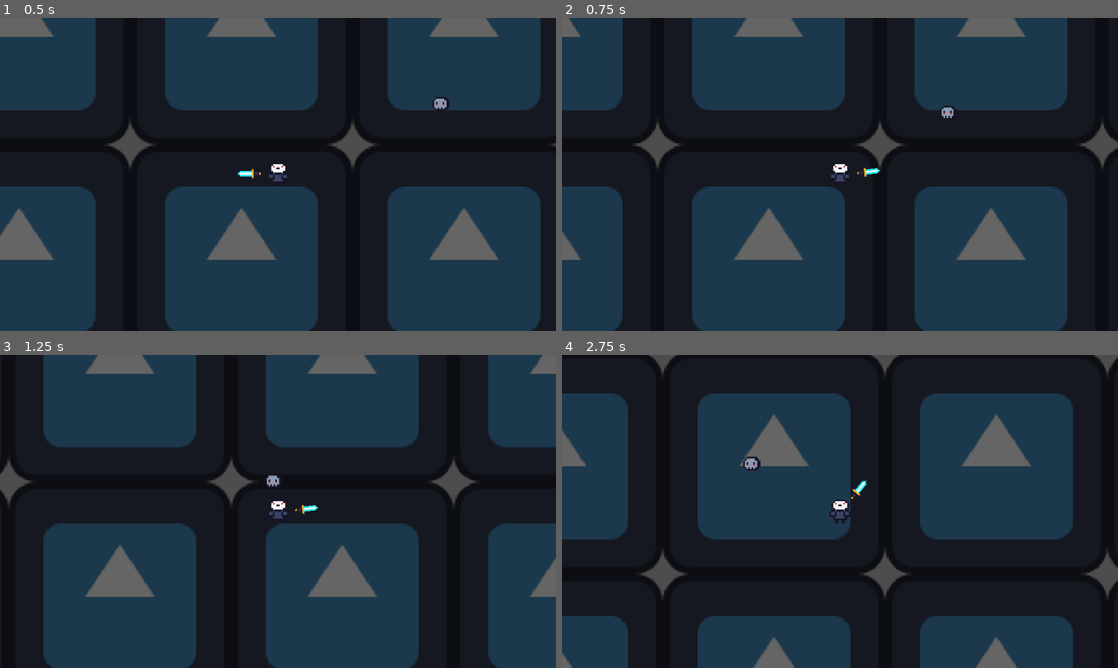
Above: before the commit, frames 1-4 (two rows, left to right).
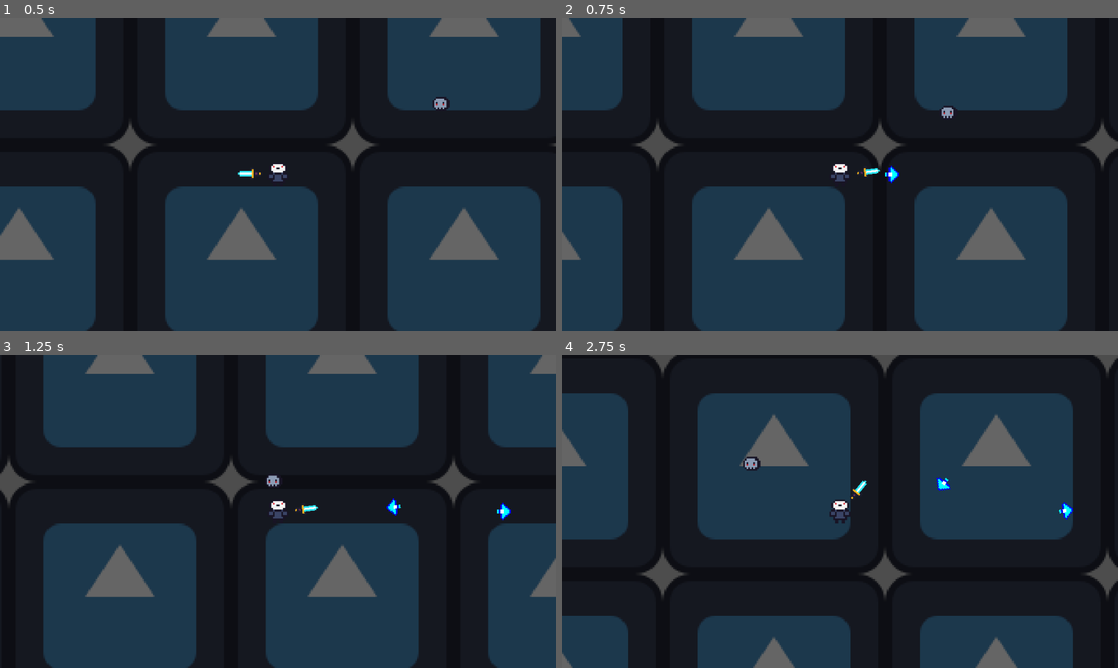
Above: after the commit, the same moments.

Repository: hanssantos02/the-under-forge
Game: Godot game, scene res://scenes/main.tscn
Two runs of this game, one before a commit and one after it. Both use one fixed random seed, a clock stepped at 60 frames per second and the inputs below. The engine's default icon, where the game draws it, is replaced by a stand-in: a white triangle on a blue panel in a dark square.
Inputs (mouse positions are in pixels of both pictures, inside the frame that each line leads up to):
- Up to frame 1 (0.5 s): no input
- Up to frame 2 (0.75 s): move the mouse to (962, 158) at 0.52 s; hold D (move_right) from 0.53 s (still down)
- Up to frame 3 (1.25 s): keep holding D (move_right)
- Up to frame 4 (2.75 s): move the mouse to (728, 527) at 1.27 s; release D (move_right) at 1.28 s; hold S (move_down) 1.28-2.03 s; move the mouse to (895, 442) at 2.02 s; hold D (move_right) from 2.03 s (still down)

Frame 1 is identical in both runs. In frame 2, less than 0.1% of the frame differs, in the area x 58-61%, y 47-53%; in frame 3, 0.2%, in the area x 69-92%, y 45-53%; in frame 4, 0.2%.

Commit message:
Implement Auto firing projectile

Diff:
--- a/scenes/player.tscn
+++ b/scenes/player.tscn
@@ -5,6 +5,7 @@
 [ext_resource type="PackedScene" uid="uid://bi18c06iqljql" path="res://scenes/health_component.tscn" id="3_qhqgy"]
 [ext_resource type="Script" uid="uid://dk0pm2wxsp0cl" path="res://scripts/weapon.gd" id="4_qlg0r"]
 [ext_resource type="Texture2D" uid="uid://bis8auo2hkqwq" path="res://sprites/weapon.png" id="5_qlg0r"]
+[ext_resource type="PackedScene" uid="uid://co5ocd4hvs1d4" path="res://scenes/projectile.tscn" id="5_tuyoq"]
 
 [sub_resource type="RectangleShape2D" id="RectangleShape2D_6baej"]
 size = Vector2(12, 8)
@@ -27,9 +28,18 @@
 
 [node name="WeaponPivot" type="Node2D" parent="." unique_id=1102760210]
 script = ExtResource("4_qlg0r")
+projectile_scene = ExtResource("5_tuyoq")
 
 [node name="WeaponSprite" type="Sprite2D" parent="WeaponPivot" unique_id=142814430]
 position = Vector2(15, 0)
 texture = ExtResource("5_qlg0r")
 
+[node name="MuzzlePoint" type="Marker2D" parent="WeaponPivot/WeaponSprite" unique_id=251759707]
+position = Vector2(7, 0)
+
+[node name="Timer" type="Timer" parent="WeaponPivot" unique_id=444348784]
+wait_time = 0.5
+autostart = true
+
 [connection signal="died" from="HealthComponent" to="." method="_on_health_component_died"]
+[connection signal="timeout" from="WeaponPivot/Timer" to="WeaponPivot" method="_on_timer_timeout"]
--- a/scripts/weapon.gd
+++ b/scripts/weapon.gd
@@ -1,5 +1,14 @@
 extends Node2D
 
+@export var projectile_scene: PackedScene
+@onready var muzzle_point: Marker2D = $WeaponSprite/MuzzlePoint
 
 func _process(delta: float) -> void:
 	look_at(get_global_mouse_position())
+
+
+func _on_timer_timeout() -> void:
+	var projectile = projectile_scene.instantiate()
+	projectile.global_position = muzzle_point.global_position
+	projectile.global_rotation = global_rotation
+	get_tree().current_scene.add_child(projectile)
